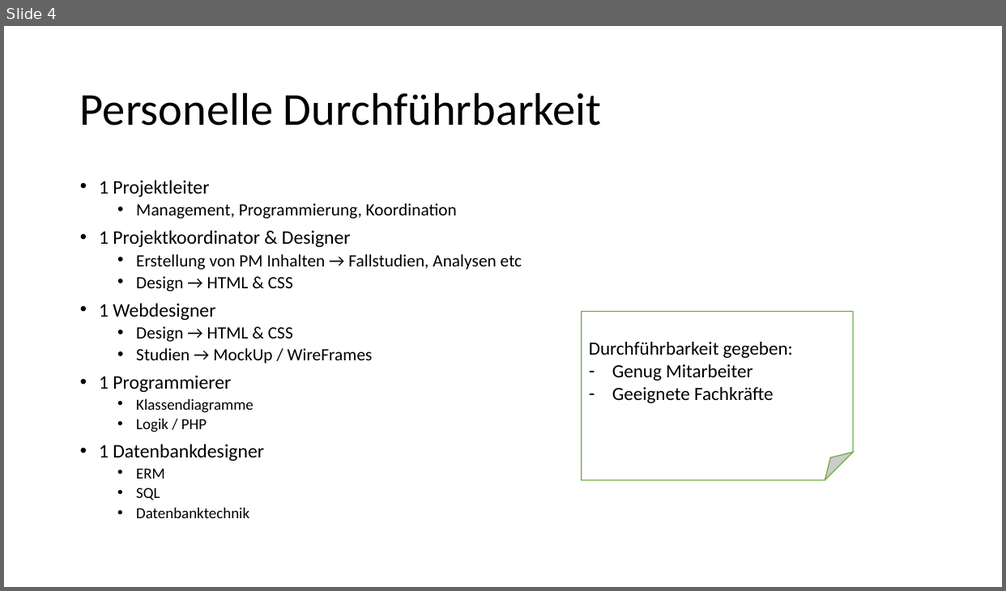
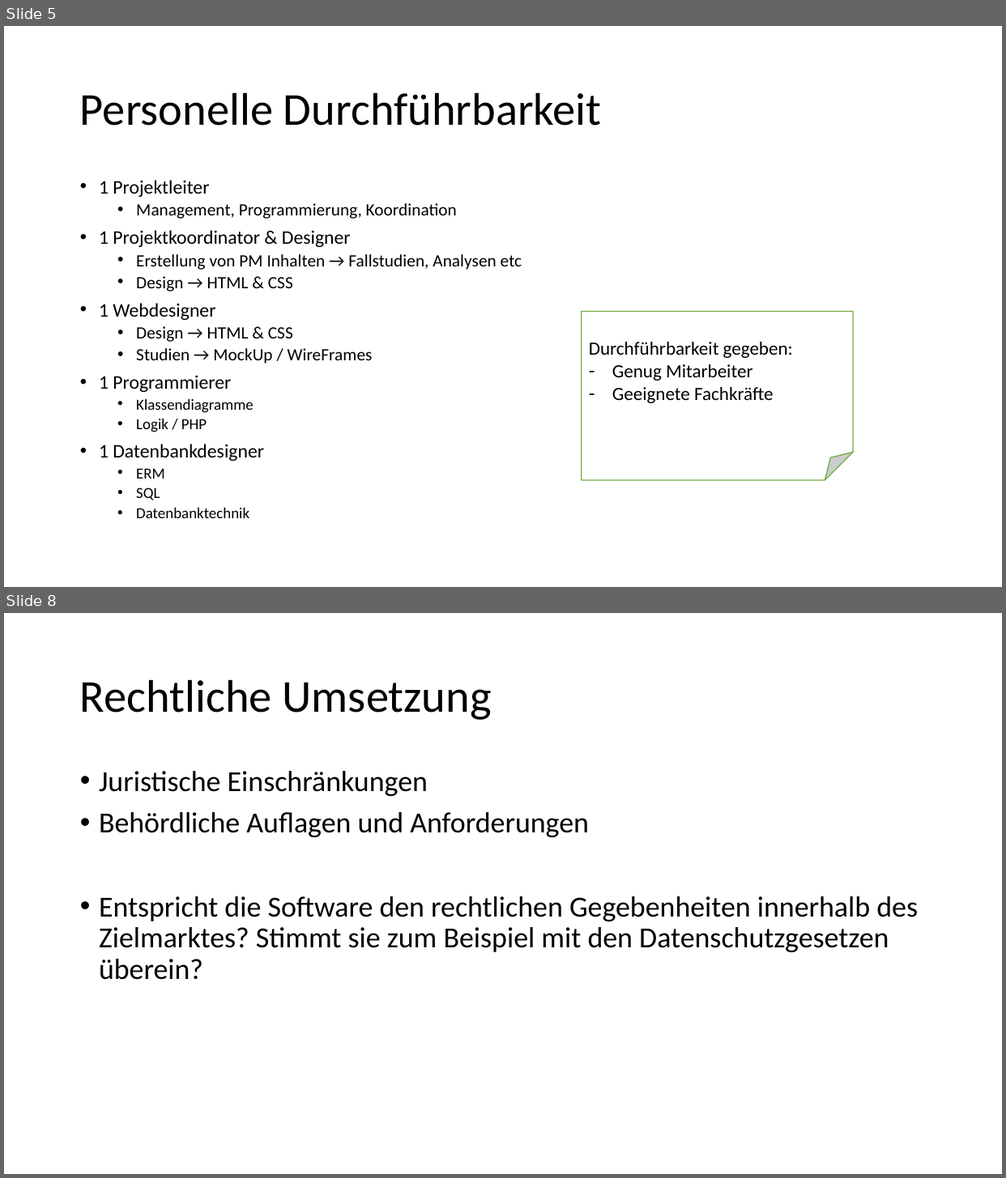
Before and after one commit to Masterarth/PM, a slide deck: documents/projectmanagement/Allgemeines/Machbarkeitsstudie.pptx. Shown one above the other, each under a label of ours: slide 4 before the commit, slides 5 and 8 after it; the slides between them are not shown. The pictures are 1006x591 and 1006x1178 pixels, drawn with LibreOffice and Linux fonts; fonts in the diff are those of the drawing. Boxes give left, top, right and bottom in pixels: in the first picture for what was removed or moved away, otherwise in the second. Text is boxed around its words. In the diff, an @@ line names an element or a change of style, - is before the commit and + after.

```diff
--- a/documents/projectmanagement/Allgemeines/Machbarkeitsstudie.pptx
+++ b/documents/projectmanagement/Allgemeines/Machbarkeitsstudie.pptx
@@ slide 8 added at [4, 613, 1002, 1174], background #FFFFFF @@
@@ title added at [80, 679, 492, 720], 44 pt, text #000000 @@
+Rechtliche Umsetzung
@@ text added at [99, 771, 918, 980], 28 pt, text #000000 @@
+• Juristische Einschränkungen
+• Behördliche Auflagen und Anforderungen
+• Entspricht die Software den rechtlichen Gegebenheiten innerhalb des Zielmarktes? Stimmt sie zum Beispiel mit den Datenschutzgesetzen überein?
@@ what was slide 4 is now slide 5 @@
```
Also in this commit, not shown: 2 slides changed, 5 other slides added.
